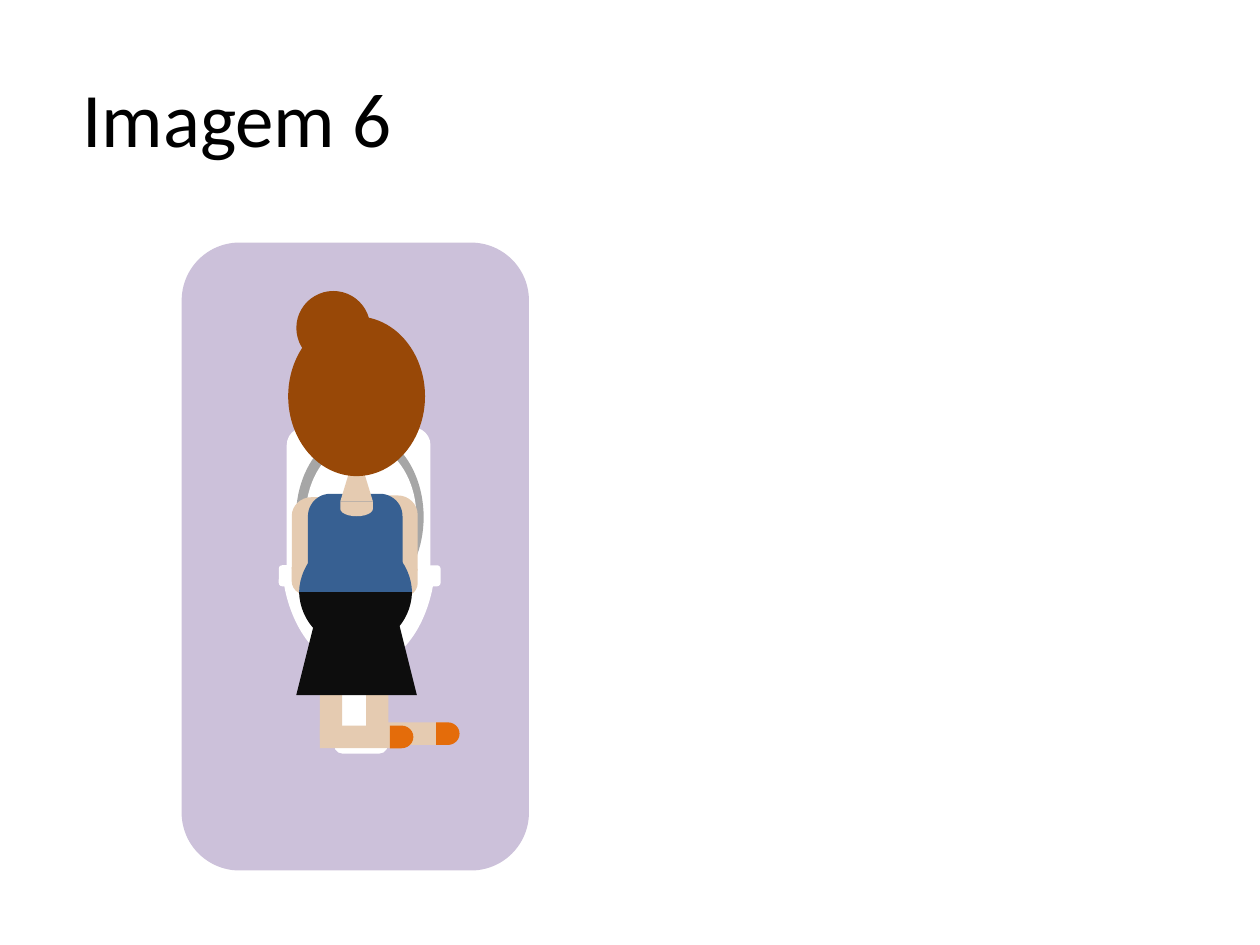
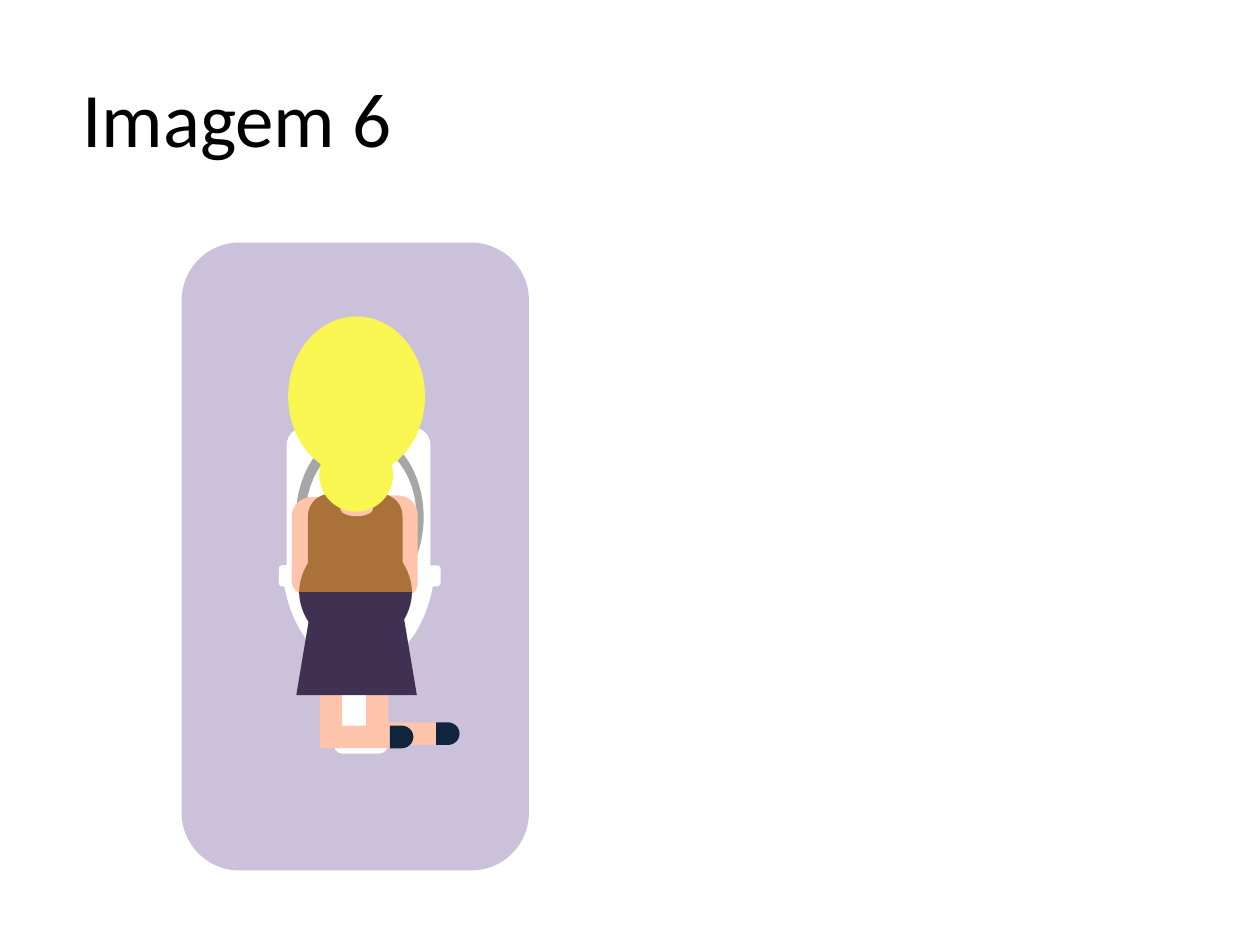
Before and after one commit to gustavogitzel/Discussex, a slide deck: slide 6 of Rascunhos/Imagens/Gravidez.pptx. Drawn at 1260x945 pixels with LibreOffice and Linux fonts; fonts in the diff are those of the drawing. Boxes give left, top, right and bottom in pixels: in the first picture for what was removed or moved away, otherwise in the second. Text is boxed around its words. In the diff, an @@ line names an element or a change of style, - is before the commit and + after.

```diff
--- a/Rascunhos/Imagens/Gravidez.pptx
+++ b/Rascunhos/Imagens/Gravidez.pptx
@@ ellipse at (x1=289, y1=316, x2=426, y2=476): fill #984807 to #F9F551 @@
@@ ellipse at (x1=319, y1=438, x2=393, y2=513): fill #984807 to #F9F551 @@
@@ ellipse moved from (x1=296, y1=291, x2=370, y2=365) to (x1=319, y1=438, x2=393, y2=513) @@
@@ round same rect at (x1=307, y1=494, x2=402, y2=621): fill #376092 to #AA7138 @@
@@ freeform shape at (x1=299, y1=537, x2=412, y2=592): fill #376092 to #AA7138 @@
@@ trapezoid at (x1=296, y1=576, x2=417, y2=696): fill #0D0D0D to #403152; proportions changed @@
@@ freeform shape at (x1=299, y1=592, x2=412, y2=648): fill #0D0D0D to #403152 @@
@@ fill #E5CBB1 to #FEC5AC in 10 elements at (x1=391, y1=570, x2=418, y2=597), (x1=291, y1=567, x2=319, y2=595), (x1=367, y1=643, x2=389, y2=738), (x1=320, y1=643, x2=343, y2=738), (x1=387, y1=495, x2=417, y2=571), (x1=292, y1=498, x2=323, y2=570), (x1=340, y1=459, x2=373, y2=501), (x1=340, y1=501, x2=373, y2=517), (x1=367, y1=722, x2=445, y2=745), (x1=320, y1=726, x2=398, y2=748) @@
@@ flow chart delay at (x1=389, y1=726, x2=413, y2=748): fill #E46C0A to #0F243E @@
@@ flow chart delay at (x1=436, y1=722, x2=460, y2=745): fill #E46C0A to #0F243E @@
```
Also in this commit, not shown: 2 other slides changed, 4 slides added, 12 other files.
